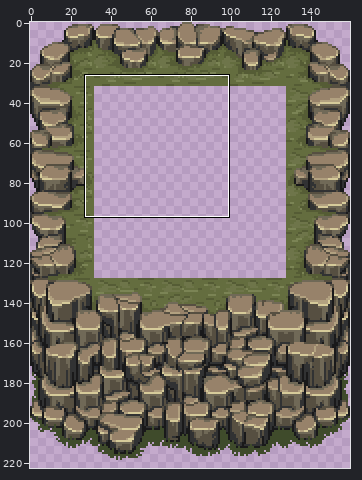
One commit to this sprite sheet: data/textures/clif.png. Above, an overview of the earlier version with the close-up marked.
Close-up. Earlier state:
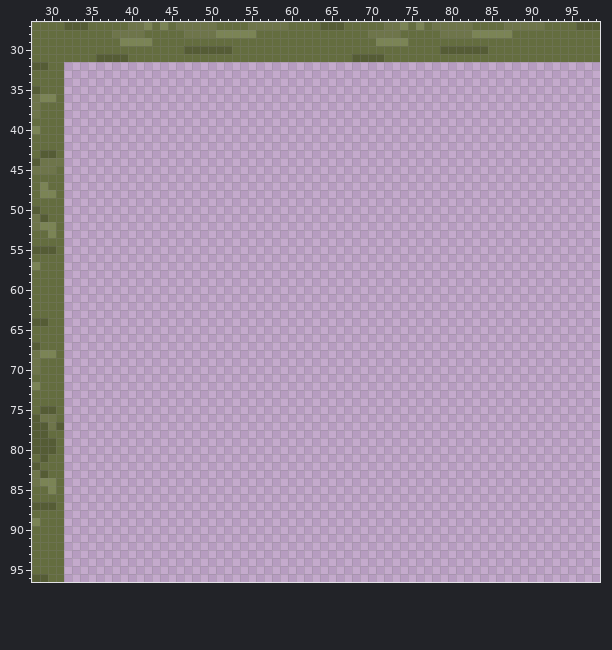
The file is 160x224 pixels. Colours within 5 levels of each other are drawn and written as one. Shown: x 28..98, y 27..96. The wide view leaves out empty margins.
The result:
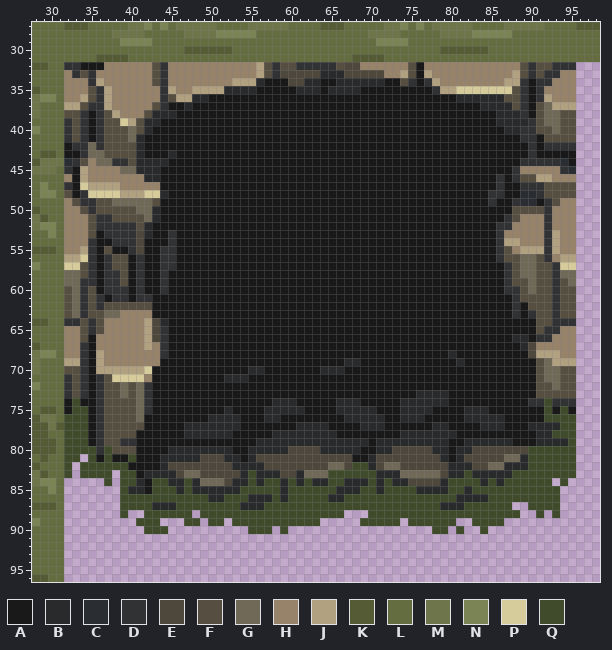
Palette (. is transparent): A #19191a  B #292a2b  C #2a2e33  D #313233  E #4e473b  F #564f41  G #706957  H #97826a  J #b2a180  K #555c35  L #646d3f  M #6e754a  N #7b8455  P #d6cb9a  Q #3f4b2b
Diff:
Changed rows in their new state; - is an unchanged pixel.
first column x 32:
32 DDAAAHHHHHHFDHHHHHHHHHHHJFDFFDDDDDFEEHHHHHHFAHHHHHHHHHHHHFDFFDDD
33 HDFDHHHHHHHFDHHHHHHHHHHHJFDEEEEEBBBEEEEEHHJFAJHHHHHHHHHHJFDFDDHH
34 HHHDJHHHHHHFDHHHHHHHHJJJBAAAEEBBAABBBBBBAAFDADJHHHHHHHHJJDADDHHH
35 HHHFDJHHHHHHDJHHJJJJBBBBAAAAABBBABBBBAAAAAAAAADJJPPPPPPPFDADHHHH
36 HHJFDJHHHHHHDFJJBBAAAAAAAAAAAAAAAAAAAAAAAAAAAAAAABBBBBBFFDADJHHH
37 JJFDDJHHHHHFDAABAAAAAAAAAAAAAAAAAAAAAAAAAAAAAAAAAAAABBBBFDAFGJJJ
38 FFDADFJHHHFBBBAAAAAAAAAAAAAAAAAAAAAAAAAAAAAAAAAAAAAAAABBBDAFGGFF
39 DFDADFFPJFBBAAAAAAAAAAAAAAAAAAAAAAAAAAAAAAAAAAAAAAAAAABBBBDFGGFF
40 DFDADFFFGFBAAAAAAAAAAAAAAAAAAAAAAAAAAAAAAAAAAAAAAAAAAAABBDDFFGFF
41 DFDADFFFGBAAAAAAAAAAAAAAAAAAAAAAAAAAAAAAAAAAAAAAAAAAAAAAADDAFFFF
42 ADDGDFFFFBAAAAAAAAAAAAAAAAAAAAAAAAAAAAAAAAAAAAAAAAAAAAAAAADADDDD
43 AADGGFFFFBAAABAAAAAAAAAAAAAAAAAAAAAAAAAAAAAAAAAAAAAAAAAAAADAAAAA
44 CDFHGGDDFBBBBAAAAAAAAAAAAAAAAAAAAAAAAAAAAAAAAAAAAAAAAAAAADDDDDCA
45 DAJHHHHGGBBBAAAAAAAAAAAAAAAAAAAAAAAAAAAAAAAAAAAAAAAAAAAADHHHHHDC
46 HAJHHHHHHHBBAAAAAAAAAAAAAAAAAAAAAAAAAAAAAAAAAAAAAAAAAADADFFJJHHH
47 DAPJJJJHHHHHAAAAAAAAAAAAAAAAAAAAAAAAAAAAAAAAAAAAAAAAAADAADDDFFFF
48 FADPPPPJJJPPBAAAAAAAAAAAAAAAAAAAAAAAAAAAAAAAAAAAAAAAADDAACCDFFFF
49 HFDDFFGGGGGFAAAAAAAAAAAAAAAAAAAAAAAAAAAAAAAAAAAAAAAAADAADCCADFHH
50 HHFDFFFFFGGBAAAAAAAAAAAAAAAAAAAAAAAAAAAAAAAAAAAAAAAAAAAAFFFFDHHH
51 HHHFDDFFFFGBAAAAAAAAAAAAAAAAAAAAAAAAAAAAAAAAAAAAAAAAAAADFHHHDHHH
52 HHHFDDDDDFBAAAAAAAAAAAAAAAAAAAAAAAAAAAAAAAAAAAAAAAAAAADDHHHHDHHH
53 HHHFADDDDEBAADAAAAAAAAAAAAAAAAAAAAAAAAAAAAAAAAAAAAAAAADHHHHHDJHH
54 HHHDAADDDEAAADAAAAAAAAAAAAAAAAAAAAAAAAAAAAAAAAAAAAAAAADJJHHHDJHH
55 HHJDAFAADEAADDAAAAAAAAAAAAAAAAAAAAAAAAAAAAAAAAAAAAAAAADFHJJJDJHH
56 JJPDADFFADAADDAAAAAAAAAAAAAAAAAAAAAAAAAAAAAAAAAAAAAAAADFFGGFDHJJ
57 PPFDADFFADAADDAAAAAAAAAAAAAAAAAAAAAAAAAAAAAAAAAAAAAAAAADFGGFFDPP
58 GGFDADDFADAADAAAAAAAAAAAAAAAAAAAAAAAAAAAAAAAAAAAAAAAAAADFGGFFDGG
59 GGDDADDFADAADAAAAAAAAAAAAAAAAAAAAAAAAAAAAAAAAAAAAAAAAAADFFGFFDFG
60 FGDFADDDADAADAAAAAAAAAAAAAAAAAAAAAAAAAAAAAAAAAAAAAAAAAADDFGFFDFF
61 FGDFDADDADDAAAAAAAAAAAAAAAAAAAAAAAAAAAAAAAAAAAAAAAAAAAAADFFFFDFF
62 FGDFDFFFFFFAAAAAAAAAAAAAAAAAAAAAAAAAAAAAAAAAAAAAAAAAAAAADAFFFDFF
63 FGDFFGGHHHHAAAAAAAAAAAAAAAAAAAAAAAAAAAAAAAAAAAAAAAAAAAAADADFFDFF
64 DDFDFHHHHHJEBAAAAAAAAAAAAAAAAAAAAAAAAAAAAAAAAAAAAAAAAAAAAAAFFDDD
65 HHFDFHHHHHJEDAAAAAAAAAAAAAAAAAAAAAAAAAAAAAAAAAAAAAAAAAAAAAAFDDHH
66 HHFAHHHHHHJEDAAAAAAAAAAAAAAAAAAAAAAAAAAAAAAAAAAAAAAAAAAABBADDHHH
67 HHDAHHHHHHJHDAAAAAAAAAAAAAAAAAAAAAAAAAAAAAAAAAAAAAAAAAAAABEHHHHH
68 HHDAJHHHHHHHDAAAAAAAAAAAAAAAAAAAAAAAAAAAAAAAAAAABAAAAAAAAAEJJJHH
69 JJDAJHHHHHHHAAAAAAAAAAAAAAAAAAAAAAABBAAAAAAAAAAAABAAAAAAAAAFGJJJ
70 FFDAJJJJJJPAAAAAAAAAAAABBAAAAAAABBBAAAAAAAAAAAAAAAAAAAAAAAAFGGFF
71 DFDADFPPPPHAAAAAAAAABBBAAAAAAAAAAAAAAAAAAAAAAAAAAAAAAAAAAAAFGGFF
72 DFDADFFGFGDAAAAAAAAAAAAAAAAAAAAAAAAAAAAAAAAAAAAAAAAAAAAAAAAFFGFF
73 DFDADFFGFGDAAAAAAAAAAAAAAAAAAAAAAAAAAAAAAAAABBBBAAAAAAAAAAAFFFFF
74 AQAADFFFFGDAAAAAAAAAAAAAAABBBAAAAABBBAAAAABBBBBBAAAAAAAAAADDQDDD
75 AQQADFFFFGDAAAAAAAAABAAAABBBBBAAAABBBBBAAABBBBAAAABBBAAAAAAAQAQA
76 QQQADFFFFGAAAAAAAABBBBAAABBAAAAAAAABBBBBAABBBAAAAABBBBBAAAAAQQQQ
77 QQQADFFFFFAAAAABBBBBBBAAAAAAABBBBAAAABBBAAAAAABBAAAABBBAAABBBBQQ
78 QQQADFFFFAAAAAABBBBBBAAAAABBBBBBBBAAAAAAAABBBBBBBAAAAAAAAAABBQQQ
79 QQQADFFDDAAAAAAAAAAAAAAABBBBBBBBBBBBBBABBBBBBBBBAABBBBBBAAABBBBQ
80 QQQQDQFFFAAAABBBBBBBBAABBBBBEEEEBBBBBAABBEEEEEBBABBEEEEEEEQQQQQQ
81 QQ-QAQAAQAAABBBBBEEEBBABEEEEEEEEEEEEAABEEEEEEEEBABEEEEEGGBQQQQQQ
82 Q-QQQQQQAAAABEEEEEEEEBBBBEEEEEEEEGGEQQBEGGEEEEEEBBBEEGGBBBQQQQQQ
83 Q-QQQQ-QQABBBBEGGEEEEEBQBBBEEBGGGQQQQQQBBBGGGGGEBBQBBBBBQQQQQQQQ
84 -----Q-QQBAQQBBQBGGGEBBQBQQBQBQBBQQBBBQBQBBEEEEBQQQQBQBQQQQQQ-Q-
85 -------QBBAQQQBQBBBBBBQQQQQBQQQQQQBBBQQBQQQQBBBBQQBQQQQQQQQQQQ--
86 -------QQQQQQQQQQQBBQQQBBBQBQQQQQBBQQQQQQQQQQQQQQBBBBQQQQQQQQQ--
87 -------QQQQBBBQQQQQQQQBBBQQQQQQQQQQQQQQQQQQQQQQBBBQQQQQQ--QQQQ--
88 -------Q--QQQQQQ-QQQQQQQQQQQQQQQQQQ---QQQQQQQQQQQQQQQQQQQ--Q-Q--
89 ---------QQQ---QQ-QQ-QQQQQQQQQQQ-----QQQQQ-QQQQQQ--QQQQ---------
90 ----------QQQ----------QQQ-Q------------------QQ-Q--Q-----------
Changed places in both close-ups, as pixel boxes (x1, y1, x2, y2):
added: (64, 62, 576, 534)
